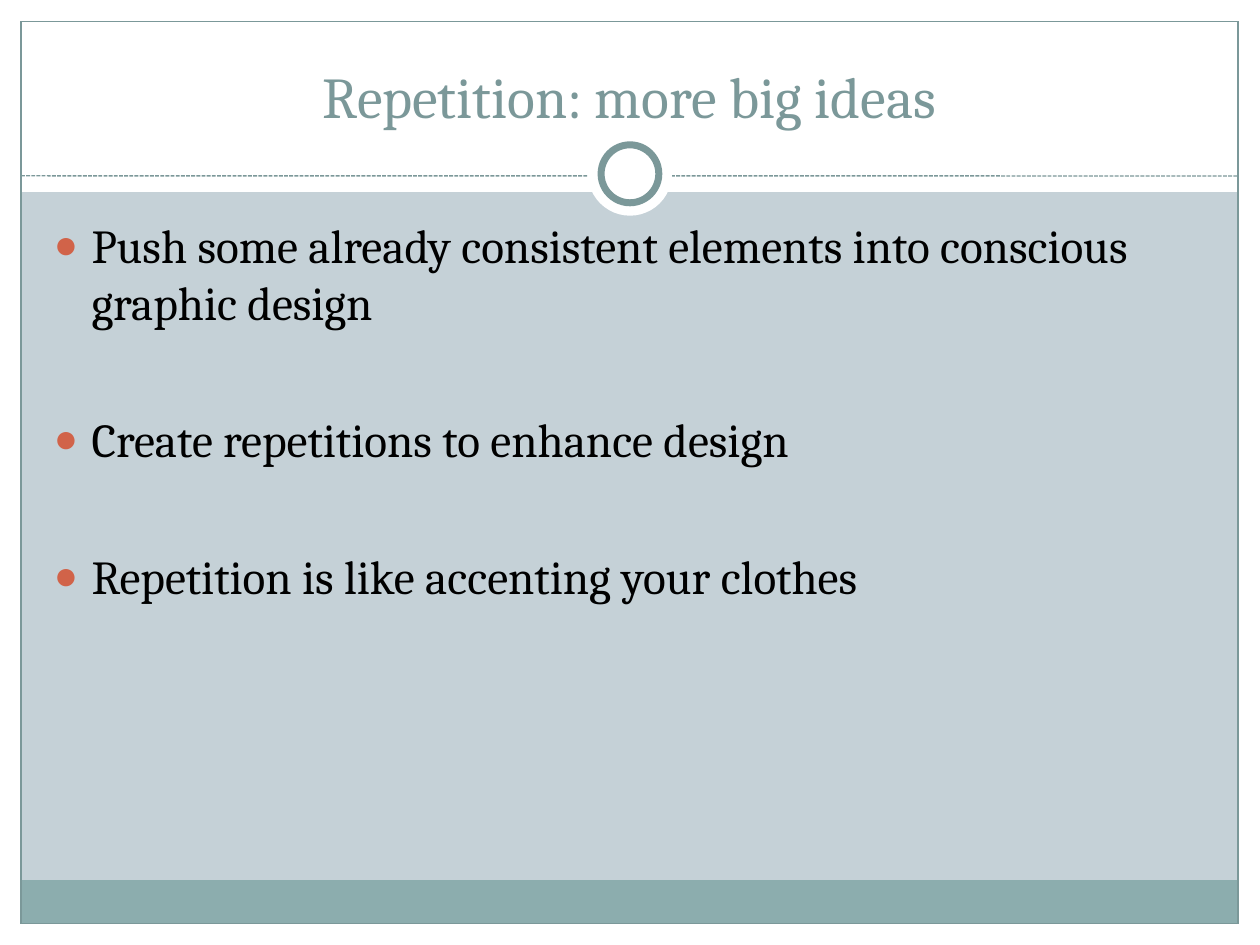
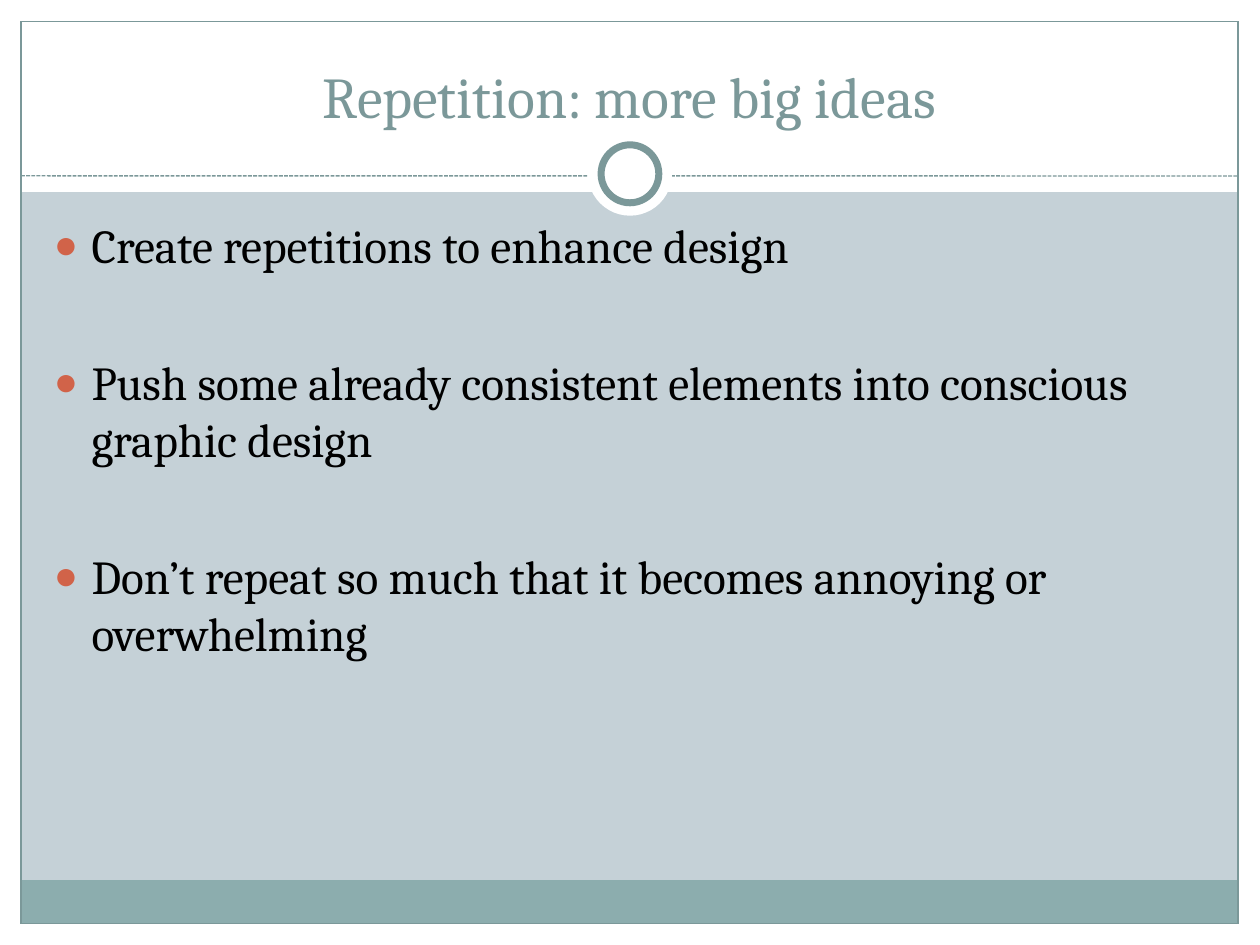
Before and after one commit to arhswebdesign/arhswebdesign.github.io, a slide deck: slide 17 of powerpoint/repetition.ppt. Drawn at 1260x945 pixels with LibreOffice and Linux fonts; fonts in the diff are those of the drawing. Boxes give left, top, right and bottom in pixels: in the first picture for what was removed or moved away, otherwise in the second. Text is boxed around its words. In the diff, an @@ line names an element or a change of style, - is before the commit and + after.

```diff
--- a/powerpoint/repetition.ppt
+++ b/powerpoint/repetition.ppt
@@ text at (92, 230, 788, 273): paragraph added @@
+● Create repetitions to enhance design
@@ text at (92, 561, 1046, 661): text changed @@
-● Create repetitions to enhance design
-● Repetition is like accenting your clothes
+● Don’t repeat so much that it becomes annoying or overwhelming
```
Also in this commit, not shown: 3 other slides changed.
